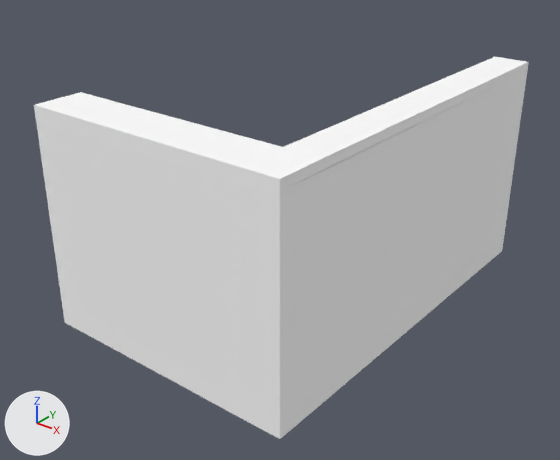
An edit to the glTF model rooms/kitchen/room.glb, drawn before and after from the same camera.
Both versions are drawn from a camera (50 mm lens) standing at (5.73, -8.62, 5.81) and looking at (-0.81, -0.44, 0.74). The lights are fixed; the arrows at lower left show +X, +Y and +Z. The first picture is the older version. Where no turn or scale is listed for an object, it has been applied to the vertices. Vertices at exactly the same position are counted once.

Objects in the first picture: 'Node'.
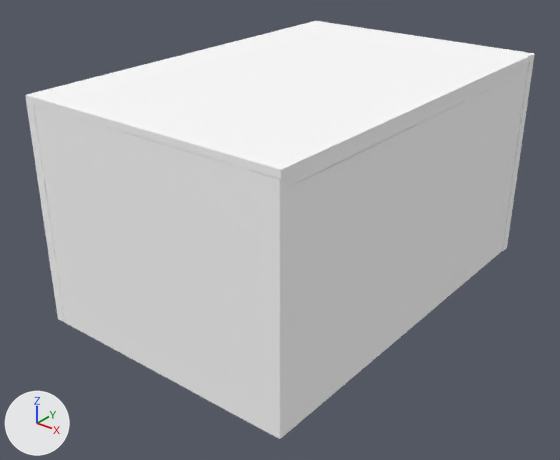
The change in detail:
me_node_mesh is used by ob_node; location (0.0, 0.0, 0.95).
me_node_mesh had 5174 vertices, 9014 faces and spanned x -2.67..1.34, y -3.11..2.97, z -1.25..2.02.
me_node_mesh now has 5193 vertices, 9050 faces and spans x -2.82..1.34, y -3.11..3.12, z -1.25..2.1.
me_node_mesh part 1: a new loose piece of 19 vertices spanning x -2.82..1.34, y -3.11..3.12, z -1.25..2.1, in mat_mat21 (white #ffffff).

Pixel boxes (x1, y1, x2, y2) of what changed, in the pictures (560 x 460 px):
'Node', reshaped (9% taller)
    before: (34, 57, 529, 439)
    after: (25, 21, 535, 439)
part 1 of me_node_mesh, added
    after: (25, 21, 535, 323)
